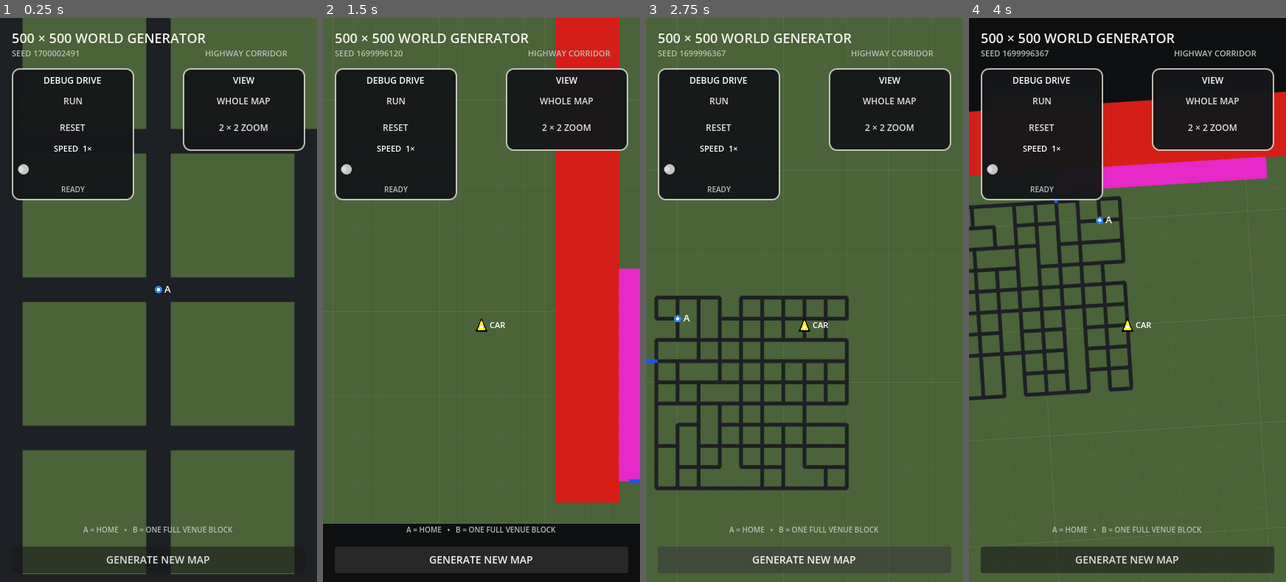
Above: before the commit, frames 1-4 (left to right).
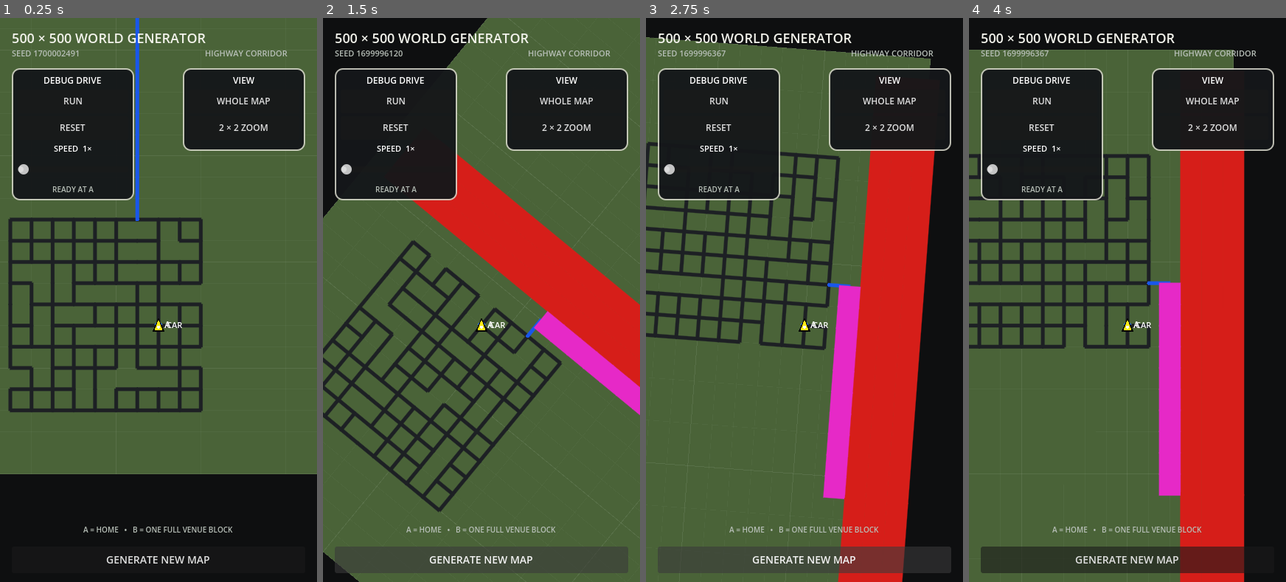
Above: after the commit, the same moments.

Repository: patrickcallahancomedy/comedian
Game: Godot game, scene res://scenes/drive/grid_world_prototype.tscn
Same seed, same stepped clock (60 frames per second), same inputs: the game is played once before the commit and once after it. This scene is started directly instead of the project's main scene.
Inputs (mouse positions are in pixels of both pictures, inside the frame that each line leads up to):
- Up to frame 1 (0.25 s): no input
- Up to frame 2 (1.5 s): click "RUN" at 0.5 s; click "GENERATE NEW MAP" at 1.25 s
- Up to frame 3 (2.75 s): click "GENERATE NEW MAP" at 2 s
- Up to frame 4 (4 s): tap Enter (ui_accept) at 2.75, 3.02 s; move the mouse to (1197, 271) at 2.77 s; hold Right 2.78-3.5 s; tap Space at 2.85 s; click (1197, 271) at 2.92 s; drag from (1064, 328) to (1111, 412) at 3.52 s

The runs differ from the first frame. In frame 1, 40% of the frame differs, in the area x 0-100%, y 0-99%; in frame 2, 40%; in frame 3, 44%, in the area x 0-100%, y 0-100%; in frame 4, 43%.
Error before the commit: Trying to assign value of type 'HSlider' to a variable of type 'Button'. (res://scripts/drive/grid_world_debug_car.gd:23)

Commit message:
Wire speed slider values

Diff:
--- a/godot/scripts/drive/grid_world_debug_car.gd
+++ b/godot/scripts/drive/grid_world_debug_car.gd
@@ -20,7 +20,8 @@
 @onready var map = $"../Map"
 @onready var run_button: Button = $"../DriveBox/Layout/RunButton"
 @onready var reset_button: Button = $"../DriveBox/Layout/ResetButton"
-@onready var speed_button: Button = $"../DriveBox/Layout/SpeedButton"
+@onready var speed_button: HSlider = $"../DriveBox/Layout/SpeedButton"
+@onready var speed_value_label: Label = $"../DriveBox/Layout/SpeedValueLabel"
 @onready var status_label: Label = $"../DriveBox/Layout/StatusLabel"
 
 
@@ -28,7 +29,8 @@
 	mouse_filter = Control.MOUSE_FILTER_IGNORE
 	run_button.pressed.connect(_run)
 	reset_button.pressed.connect(_reset)
-	speed_button.pressed.connect(_cycle_speed)
+	speed_button.value_changed.connect(_set_speed)
+	_set_speed(speed_button.value)
 	map.map_generated.connect(_reset)
 	call_deferred("_reset")
 
@@ -505,9 +507,9 @@
 	queue_redraw()
 
 
-func _cycle_speed() -> void:
-	speed_index = (speed_index + 1) % SPEED_MULTIPLIERS.size()
-	speed_button.text = "SPEED  %s" % SPEED_LABELS[speed_index]
+func _set_speed(value: float) -> void:
+	speed_index = clampi(int(round(value)) - 1, 0, SPEED_MULTIPLIERS.size() - 1)
+	speed_value_label.text = "SPEED  %s" % SPEED_LABELS[speed_index]
 
 
 func _finish() -> void:
